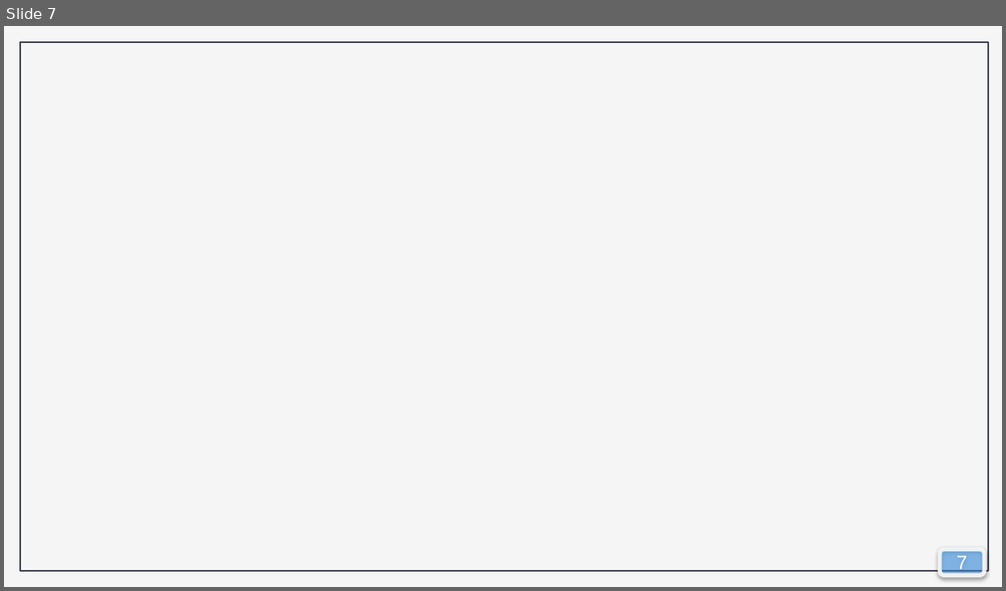
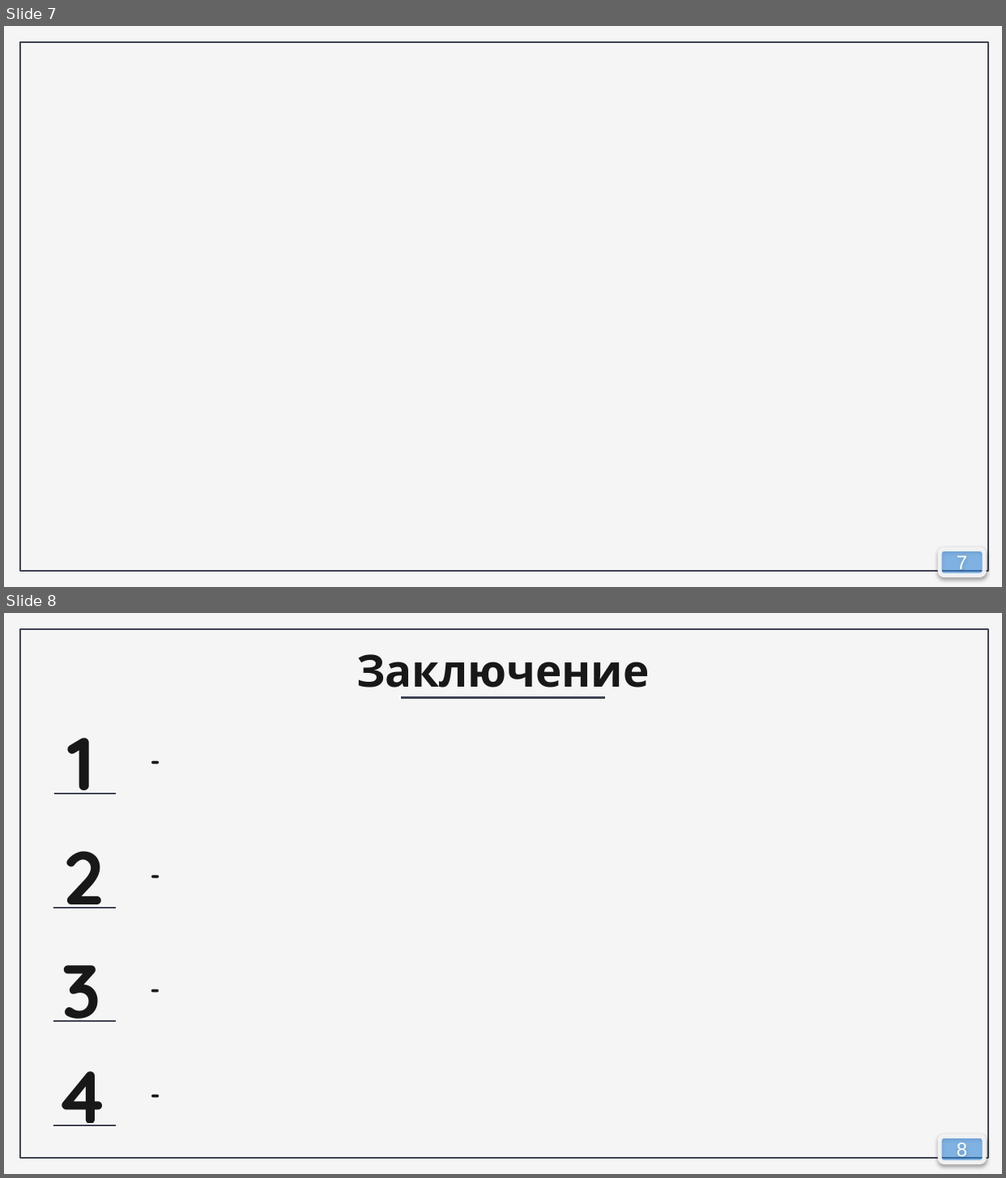
Before and after one commit to ryzhovsr/Hackathon, a slide deck: Снегири. Презентация.pptx. Shown one above the other, each under a label of ours: slide 7 before the commit, slides 7 and 8 after it. The pictures are 1006x591 and 1006x1178 pixels, drawn with LibreOffice and Linux fonts; fonts in the diff are those of the drawing; background and template pictures are left out. Boxes give left, top, right and bottom in pixels: in the first picture for what was removed or moved away, otherwise in the second. Text is boxed around its words. In the diff, an @@ line names an element or a change of style, - is before the commit and + after.

```diff
--- a/Снегири. Презентация.pptx
+++ b/Снегири. Презентация.pptx
@@ slide 8 added at <box>4,613,1002,1174</box>, background picture (left out); not listed: 1 template element that a slide beside it also shows @@
@@ text added at <box>356,654,650,699</box>, 32 pt, text #181818, bold @@
+Заключение
@@ line added from (400, 698) to (606, 698), #FFFFFF 3 pt @@
@@ line added from (400, 698) to (605, 698), #3F4252 1.5 pt @@
@@ text added at <box>141,716,954,807</box>, 18 pt, text #181818, bold @@
+-
@@ text added at <box>68,738,96,794</box>, 54 pt, text #181818, bold @@
+1
@@ line added from (54, 794) to (117, 794), #FFFFFF 3 pt @@
@@ line added from (54, 794) to (116, 794), #3F4252 1.5 pt @@
@@ title added at <box>141,819,952,931</box>, 18 pt, text #181818, bold @@
+-
@@ text added at <box>63,851,104,909</box>, 54 pt, text #181818, bold @@
+2
@@ line added from (53, 909) to (116, 909), #FFFFFF 3 pt @@
@@ line added from (54, 909) to (116, 909), #3F4252 1.5 pt @@
@@ text added at <box>141,943,880,1034</box>, 18 pt, text #181818, bold @@
+-
@@ text added at <box>62,965,101,1022</box>, 54 pt, text #181818, bold @@
+3
@@ line added from (53, 1021) to (116, 1021), #FFFFFF 3 pt @@
@@ line added from (53, 1021) to (116, 1021), #3F4252 1.5 pt @@
@@ text added at <box>141,1049,952,1139</box>, 18 pt, text #181818, bold @@
+-
@@ text added at <box>55,1071,108,1127</box>, 54 pt, text #181818, bold @@
+4
@@ line added from (53, 1126) to (116, 1126), #FFFFFF 3 pt @@
@@ line added from (54, 1126) to (116, 1126), #3F4252 1.5 pt @@
@@ page number added at <box>940,1137,985,1163</box>, fill #3B9FFF at 50% opacity, outline #F5F5F5 3 pt, 14 pt, text #FFFFFF @@
+8
```
Also in this commit, not shown: 2 slides changed, 1 other slide added, 1 slide removed.
